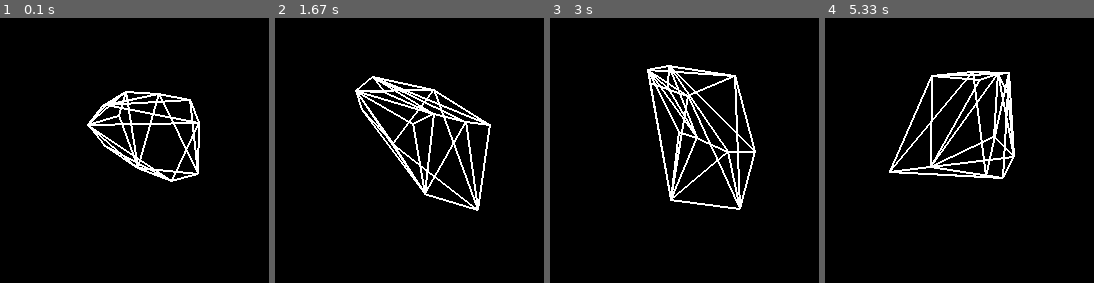
Above: before the commit, frames 1-4 (left to right).
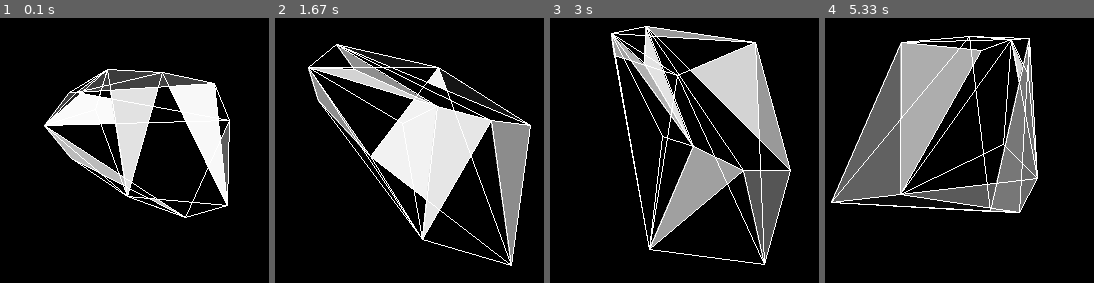
Above: after the commit, the same moments.

Repository: imad151/3DPygame
Game: pygame game, started from main.py
The game is run twice, just before and just after one commit, with the same random seed, the same clock (stepped at 60 frames per second) and the same inputs.
Inputs (mouse positions are in pixels of both pictures, inside the frame that each line leads up to):
- Up to frame 1 (0.1 s): no input
- Up to frame 2 (1.67 s): click (428, 124) at 0.38 s; click (506, 256) at 0.72 s; click (outside the picture) at 1.05 s; click (outside the picture) at 1.38 s
- Up to frame 3 (3 s): click (700, 198) at 1.72 s; click (outside the picture) at 2.05 s; click (outside the picture) at 2.38 s; click (outside the picture) at 2.72 s
- Up to frame 4 (5.33 s): click (outside the picture) at 3.05 s; click (outside the picture) at 3.38 s; click (outside the picture) at 3.72 s; click (outside the picture) at 4.05 s; click (outside the picture) at 4.38 s; click (outside the picture) at 4.72 s; click (outside the picture) at 5.05 s

The runs differ from the first frame. In frame 1, 17% of the frame differs, in the area x 16-86%, y 19-76%; in frame 2, 21%; in frame 3, 22%; in frame 4, 28%, in the area x 2-80%, y 6-74%.

Commit message:
shading (wip)

Diff:
--- a/main.py
+++ b/main.py
@@ -19,7 +19,7 @@
         self.vertices, self.edges = self.GetRandomShape()
 
         # Size
-        self.scale = 300
+        self.scale = 500
 
         # Cam distance
         self.cam_distance = 5
@@ -83,20 +83,33 @@
 
     def draw_shape(self):
         """
-        Draw the shape on the screen.
+        Draw the shape with shaded faces on the screen.
         """
         transformed_points = [self.rotate(v, self.angle_x, self.angle_y) for v in self.vertices]
         projected_points = [self.project(p) for p in transformed_points]
 
+        light_dir = np.array([0, 0, -1])
+
+        for simplex in ConvexHull(self.vertices).simplices:
+            face_vertices = [transformed_points[i] for i in simplex]
+            face_projected = [projected_points[i] for i in simplex]
+
+            v1 = np.array(face_vertices[1]) - np.array(face_vertices[0])
+            v2 = np.array(face_vertices[2]) - np.array(face_vertices[0])
+            normal = np.cross(v1, v2)
+            normal /= np.linalg.norm(normal)
+
+            intensity = max(0, np.dot(normal, light_dir))
+
+            color = (int(255 * intensity), int(255 * intensity), int(255 * intensity))
+
+            pygame.draw.polygon(self.screen, color, face_projected)
+
         for edge in self.edges:
             start, end = edge
-
-            # Check if the indices are valid
             if start >= len(projected_points) or end >= len(projected_points):
-                print(f"Invalid edge: {edge} (out of range)")
-                continue  # Skip invalid edges
-
-            pygame.draw.line(self.screen, self.WHITE, projected_points[start], projected_points[end], 2)
+                continue
+            pygame.draw.line(self.screen, self.WHITE, projected_points[start], projected_points[end], 1)
 
     def handle_mouse_input(self):
         """Update rotation angles based on mouse movement."""
Binary file added: requirements.txt
